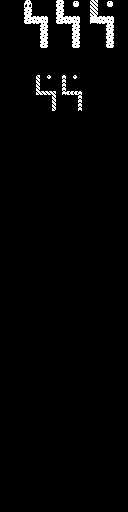
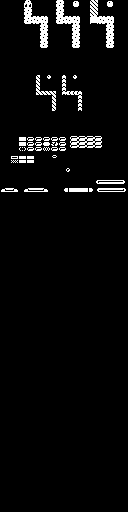
Comparing the layer stacks of the two 128 × 512 images. Changes:
painted on "Background" over bbox(1, 136, 126, 192)
